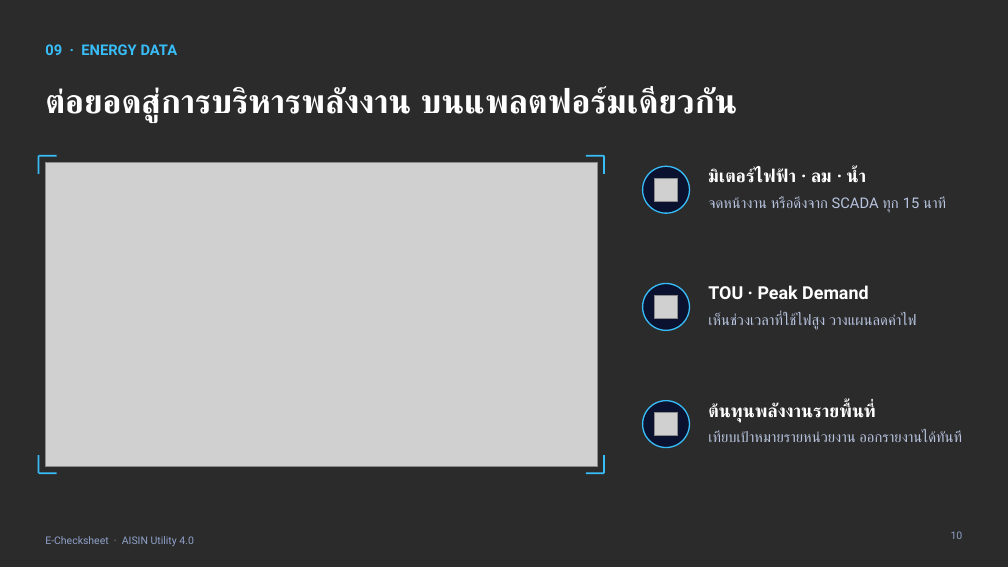
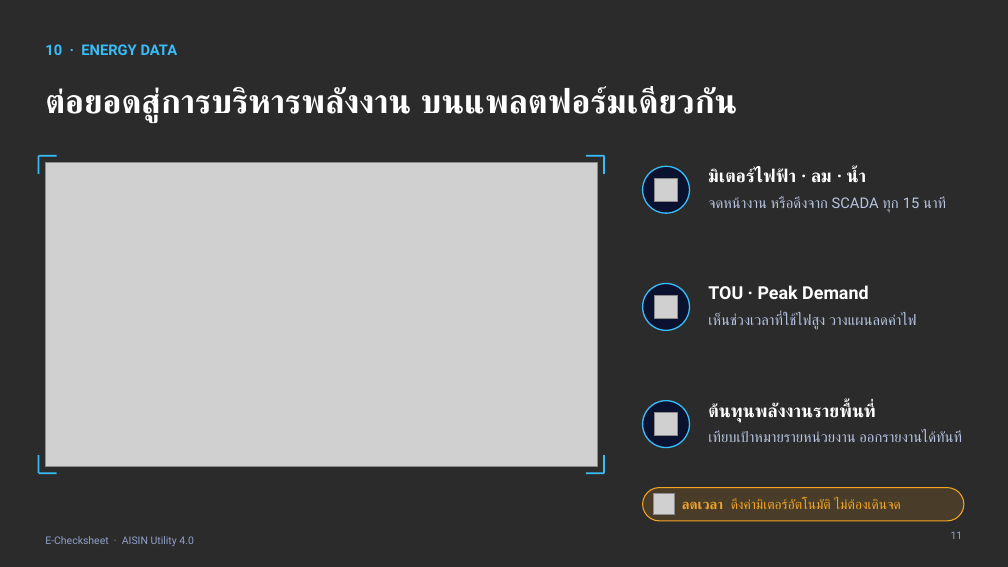
Before and after one commit to wexyzj123-hash/JoeKiattisak, a slide deck: slide 11 of E-Checksheet_Presentation.pptx (slide 10 before the commit). Drawn at 1008x567 pixels with LibreOffice and Linux fonts; fonts in the diff are those of the drawing; grey boxes stand for pictures; background and template pictures are left out; a plain dark background stands for a picture behind light text. Boxes give left, top, right and bottom in pixels: in the first picture for what was removed or moved away, otherwise in the second. Text is boxed around its words. In the diff, an @@ line names an element or a change of style, - is before the commit and + after.

```diff
--- a/E-Checksheet_Presentation.pptx
+++ b/E-Checksheet_Presentation.pptx
@@ text at [45, 44, 178, 55]: text changed @@
-09 · ENERGY DATA
+10 · ENERGY DATA
@@ rounded rectangle added at [643, 488, 964, 521], fill #F5A524 at 15% opacity, outline #F5A524 1 pt @@
@@ picture added at [653, 494, 675, 515] @@
@@ text added at [682, 498, 901, 509], 13 pt, text #F5A524 @@
+ลดเวลา ดึงค่ามิเตอร์อัตโนมัติ ไม่ต้องเดินจด
@@ page number at [951, 531, 963, 539]: text changed @@
-10
+11
```
Also in this commit, not shown: 12 other slides changed, 1 slide added, 1 slide removed, 1 other file.
